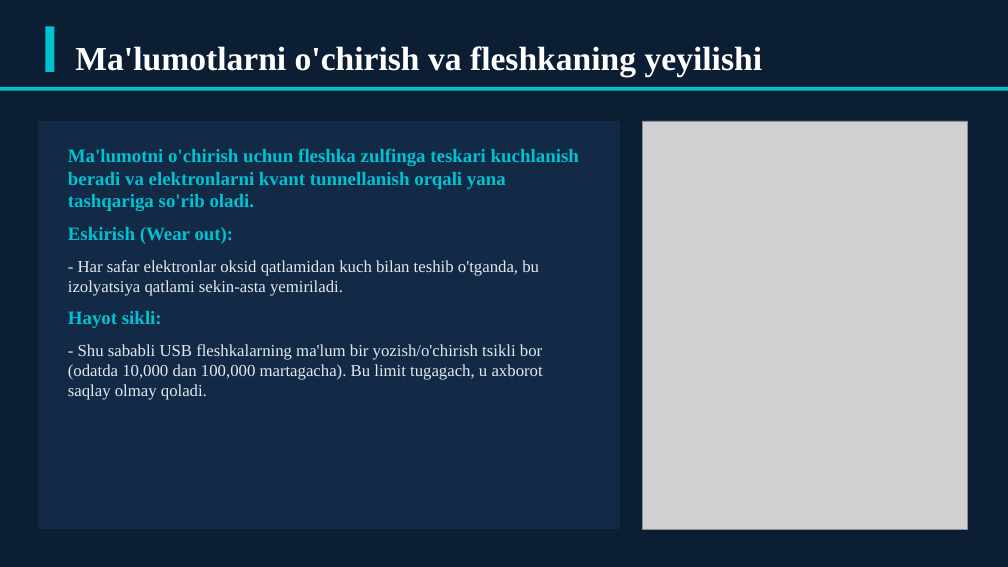
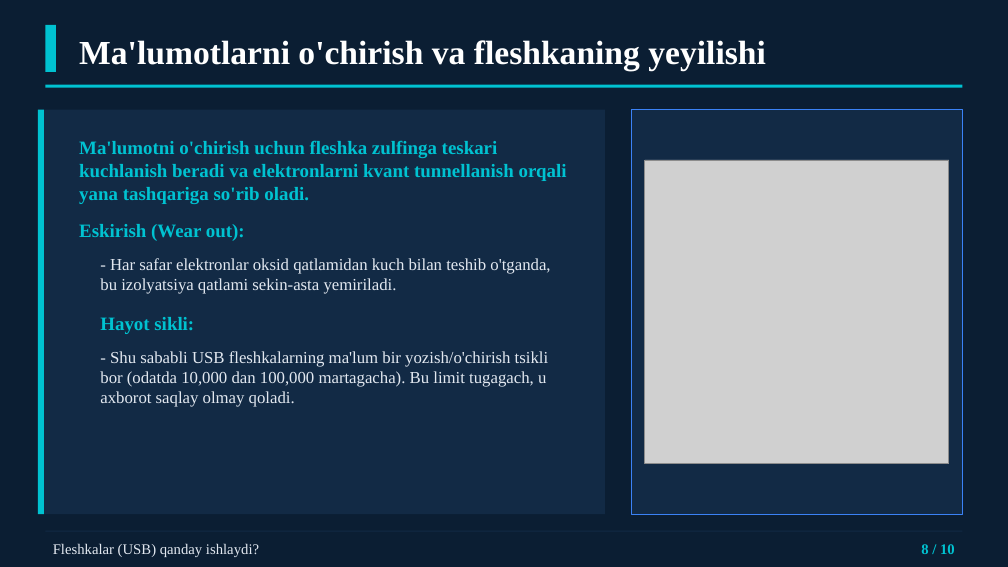
Before and after one commit to dasturland/kerak_taqdimot, a slide deck: slide 8 of fleshka_usb_taqdimot.pptx. Drawn at 1008x567 pixels with LibreOffice and Linux fonts; fonts in the diff are those of the drawing; grey boxes stand for pictures. Boxes give left, top, right and bottom in pixels: in the first picture for what was removed or moved away, otherwise in the second. Text is boxed around its words. In the diff, an @@ line names an element or a change of style, - is before the commit and + after.

```diff
--- a/fleshka_usb_taqdimot.pptx
+++ b/fleshka_usb_taqdimot.pptx
@@ text "Ma'lumotlarni o'chirish va fleshkaning yeyilishi": place and size @@
-text "Ma'lumotlarni o'chirish va fleshkaning yeyilishi" at (75, 46, 763, 76)
+text "Ma'lumotlarni o'chirish va fleshkaning yeyilishi" at (79, 40, 766, 70)
@@ rectangle: place and size @@
-rectangle at (0, 87, 1008, 91)
+rectangle at (45, 85, 963, 88)
@@ rectangle: place and size @@
-rectangle at (38, 121, 620, 529)
+rectangle at (38, 110, 605, 514)
@@ rectangle added at (38, 110, 44, 514), fill #00C2D1 @@
@@ rectangle added at (631, 110, 963, 514), fill #122A45, outline #3B82F6 1 pt @@
@@ text "Ma'lumotni o'chirish uchun fleshka zulfinga ...": place and size @@
-text "Ma'lumotni o'chirish uchun fleshka zulfinga ..." at (68, 149, 579, 400)
+text "Ma'lumotni o'chirish uchun fleshka zulfinga ..." at (79, 140, 567, 407)
@@ text "Ma'lumotni o'chirish uchun fleshka zulfinga ..." at (79, 140, 567, 407): more space between paragraphs; indent changed @@
@@ picture: place and size @@
-picture at (643, 121, 968, 529)
+picture at (645, 160, 949, 464)
@@ rectangle added at (45, 531, 963, 532), fill #122A45 @@
@@ text added at (53, 543, 259, 557), 14 pt, text #E2E8F0 @@
+Fleshkalar (USB) qanday ishlaydi?
@@ text added at (921, 544, 955, 554), 14 pt, text #00C2D1, bold @@
+8 / 10
```
Also in this commit, not shown: 9 other slides changed, 4 other files.
